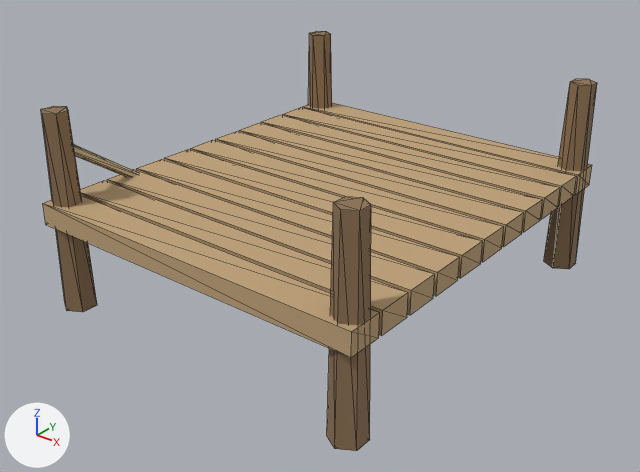
The glTF model public/assets/models/landing_pier.glb: old version first, new version second.
The view is the same before and after, from a 50 mm lens placed at (2.48, -3.19, 1.85), pointed at (0.02, -0.11, -0.05). Lighting does not change. The marker at lower left points along +X, +Y and +Z. The first picture is the older version. Mesh edges are drawn as thin lines. Vertices at exactly the same position are counted once.

In view in the first picture: 'landing_pier'.
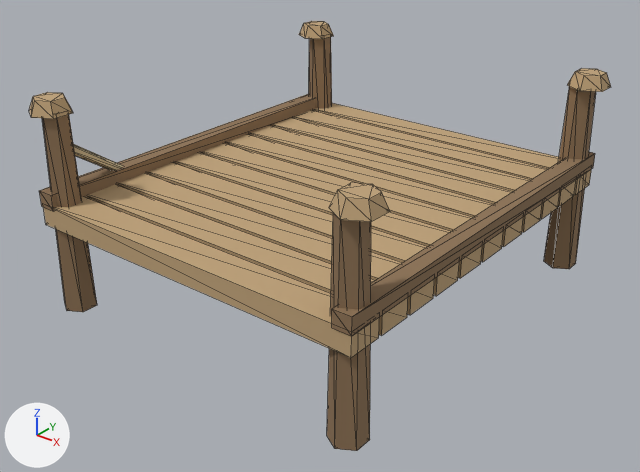
Pixel boxes (x1, y1, x2, y2) of what changed, in the pictures (640 x 472 px):
'landing_pier', reshaped: before (41, 31, 597, 451); after (29, 21, 611, 451)
part 1 of me_cube_430, added: after (39, 94, 316, 211)
part 2 of me_cube_430, added (beige): after (29, 92, 73, 119)
part 3 of me_cube_430, added (brown): after (299, 21, 333, 39)
part 4 of me_cube_430, added (brown): after (332, 152, 595, 336)
part 5 of me_cube_430, added (beige): after (329, 183, 390, 222)
part 6 of me_cube_430, added (brown): after (567, 68, 611, 92)

Edits to the bpy script that builds the scene:
```text
Change me_cube_430:
    used by ob_landing_pier; location = (0.0, 0.0, 0.0)
    remove me_cube_430.from_pydata(...)  # 148 vertices, 232 faces; spans x -0.9..0.9, y -1.03..1.04, z -0.37..0.63
    add me_cube_430.from_pydata(...)  # 212 vertices, 336 faces; spans x -0.95..0.95, y -1.05..1.05, z -0.37..0.69
    me_cube_430 part 1: a new loose piece, a box spanning x -0.905..-0.815, y -1.04..1.04, z 0.17..0.25, in mat_way_vertex_palette
    me_cube_430 part 2: a new loose piece, a 6-sided cut cone along z (radius 0.105 at the low end, 0.075 at the high end) spanning x -0.951..-0.769, y -1.055..-0.845, z 0.615..0.685, in mat_way_vertex_palette
    me_cube_430 part 3: a new loose piece, a 6-sided cut cone along z (radius 0.105 at the low end, 0.075 at the high end) spanning x -0.951..-0.769, y 0.845..1.055, z 0.615..0.685, in mat_way_vertex_palette
    me_cube_430 part 4: a new loose piece, a box spanning x 0.815..0.905, y -1.04..1.04, z 0.17..0.25, in mat_way_vertex_palette
    me_cube_430 part 5: a new loose piece, a 6-sided cut cone along z (radius 0.105 at the low end, 0.075 at the high end) spanning x 0.769..0.951, y -1.055..-0.845, z 0.615..0.685, in mat_way_vertex_palette
    me_cube_430 part 6: a new loose piece, a 6-sided cut cone along z (radius 0.105 at the low end, 0.075 at the high end) spanning x 0.769..0.951, y 0.845..1.055, z 0.615..0.685, in mat_way_vertex_palette
```
